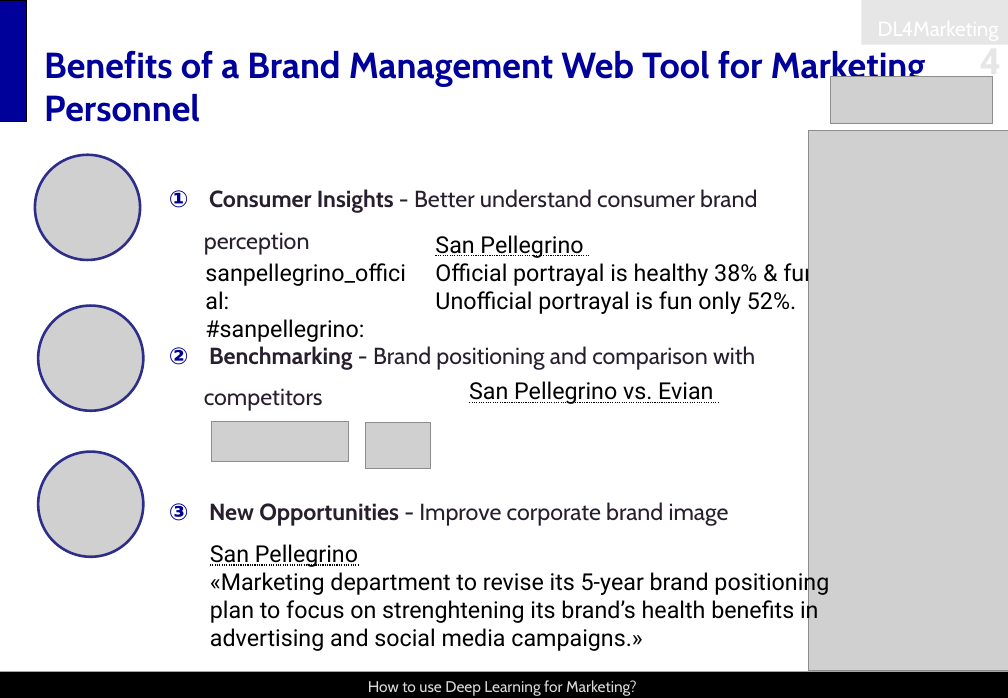
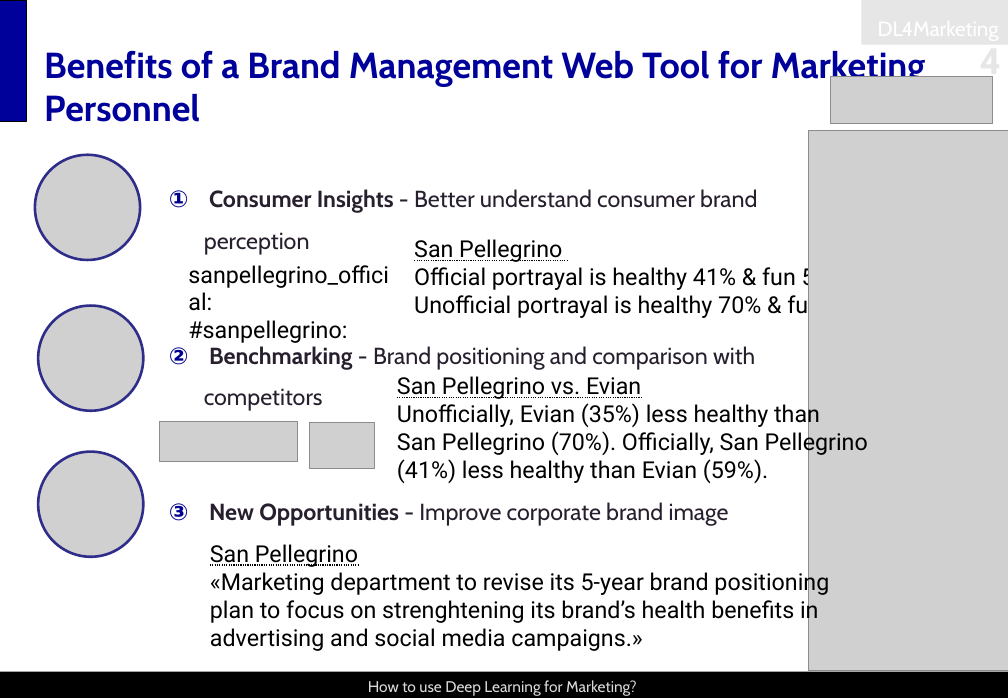
Before and after one commit to snoweZz/DLfM_BrandManagement, a slide deck: slide 4 of about_me/Visual Listening In_Draft_LS.pptx. Drawn at 1008x698 pixels with LibreOffice and Linux fonts; fonts in the diff are those of the drawing; grey boxes stand for pictures. Boxes give left, top, right and bottom in pixels: in the first picture for what was removed or moved away, otherwise in the second. Text is boxed around its words. In the diff, an @@ line names an element or a change of style, - is before the commit and + after.

Commit message:
san pellegrino vs evian update

```diff
--- a/about_me/Visual Listening In_Draft_LS.pptx
+++ b/about_me/Visual Listening In_Draft_LS.pptx
@@ text "San Pellegrino": place and size @@
-text "San Pellegrino" at box(435, 235, 817, 314)
+text "San Pellegrino" at box(414, 239, 851, 319)
@@ text "sanpellegrino_official:" rewrapped from box(205, 263, 507, 342) to box(188, 265, 486, 343) @@
@@ text at box(414, 264, 851, 319): text changed @@
-Official portrayal is healthy 38% & fun 42%.
-Unofficial portrayal is fun only 52%.
+Official portrayal is healthy 41% & fun 54%.
+Unofficial portrayal is healthy 70% & fun 21%.
@@ text "San Pellegrino vs. Evian": place and size @@
-text "San Pellegrino vs. Evian" at box(469, 381, 713, 404)
+text "San Pellegrino vs. Evian" at box(397, 376, 868, 483)
@@ text at box(397, 401, 868, 483): paragraphs added @@
+Unofficially, Evian (35%) less healthy than
+San Pellegrino (70%). Officially, San Pellegrino
+(41%) less healthy than Evian (59%).
@@ picture: place and size @@
-picture at box(211, 422, 349, 462)
+picture at box(159, 422, 297, 462)
@@ picture: place and size @@
-picture at box(365, 423, 430, 469)
+picture at box(310, 423, 375, 469)
```
Also in this commit, not shown: 3 other files.
